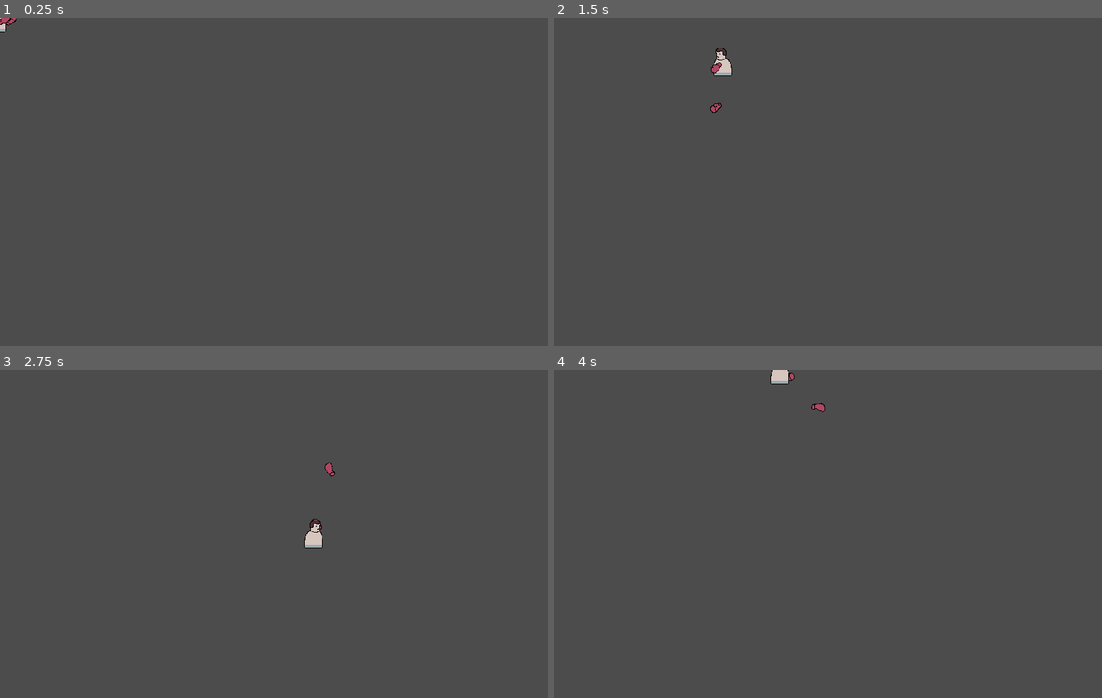
Above: before the commit, frames 1-4 (two rows, left to right).
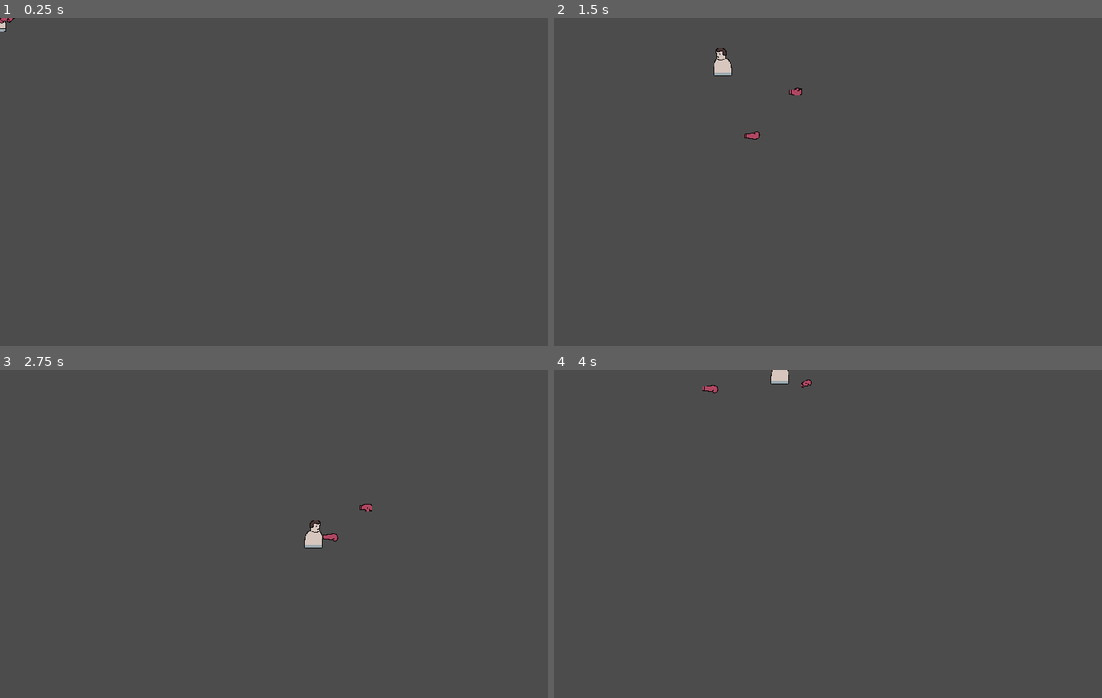
Above: after the commit, the same moments.

Repository: K-Win/BoxBox
Game: Godot game, scene res://Scenes/Player.tscn
The game is run twice, just before and just after one commit, with the same random seed, the same clock (stepped at 60 frames per second) and the same inputs. This scene is started directly instead of the project's main scene.
Inputs (mouse positions are in pixels of both pictures, inside the frame that each line leads up to):
- Up to frame 1 (0.25 s): no input
- Up to frame 2 (1.5 s): tap Enter at 0.5 s; move the mouse to (948, 165) at 0.52 s; hold D (move_right) 0.53-1.28 s; right-click (948, 165) at 0.6 s; click (948, 165) at 0.8 s; move the mouse to (718, 198) at 1.27 s; hold S (move_down) from 1.28 s (still down); click (718, 198) at 1.35 s
- Up to frame 3 (2.75 s): right-click (164, 550) at 1.55 s; move the mouse to (328, 461) at 2.02 s; release S (move_down) at 2.03 s; hold D (move_right) from 2.03 s (still down); right-click (328, 461) at 2.1 s; click (328, 461) at 2.3 s
- Up to frame 4 (4 s): move the mouse to (800, 599) at 2.77 s; release D (move_right) at 2.78 s; hold W (move_up) 2.78-3.53 s; click (800, 599) at 2.85 s; right-click (800, 599) at 3.05 s; move the mouse to (992, 583) at 3.52 s; hold A (move_left) from 3.53 s (still down); right-click (992, 583) at 3.6 s; click (992, 583) at 3.8 s

The runs differ from the first frame. In frame 1, less than 0.1% of the frame differs, in the area x 0-3%, y 0-5%; in frame 2, 0.2%, in the area x 28-46%, y 13-38%; in frame 3, 0.2%; in frame 4, 0.2%.

Commit message:
statemachine instead offlag system in gloves

Diff:
--- a/Scenes/Glove_Back.tscn
+++ b/Scenes/Glove_Back.tscn
@@ -48,17 +48,21 @@
 position = Vector2( 12, 0 )
 frames = SubResource( 3 )
 animation = "Idle"
+frame = 2
 playing = true
 
 [node name="CollisionShape2D" type="CollisionShape2D" parent="."]
 position = Vector2( 21, -1 )
 shape = SubResource( 4 )
 
-[node name="Jab" type="AudioStreamPlayer2D" parent="."]
+[node name="Jabsfx" type="AudioStreamPlayer2D" parent="."]
 position = Vector2( 12, 0 )
 scale = Vector2( 1.18097, 1.18204 )
 bus = "Effects"
 
-[node name="AnimationPlayer" type="AnimationPlayer" parent="."]
+[node name="Path" type="Path2D" parent="."]
+
+[node name="PathFollower" type="PathFollow2D" parent="Path"]
+loop = false
 
 [connection signal="area_entered" from="." to="." method="_on_Glove_Back_area_entered"]
--- a/Scenes/Glove_Front.tscn
+++ b/Scenes/Glove_Front.tscn
@@ -39,7 +39,12 @@
 [sub_resource type="RectangleShape2D" id=2]
 extents = Vector2( 14.2255, 8.62914 )
 
-[node name="Glove_Front" type="Area2D"]
+[sub_resource type="Curve2D" id=3]
+_data = {
+"points": PoolVector2Array(  )
+}
+
+[node name="Glove_Front" type="Area2D" groups=["Glove_Front"]]
 collision_layer = 2
 collision_mask = 0
 script = ExtResource( 1 )
@@ -50,15 +55,22 @@
 z_index = 1
 frames = SubResource( 1 )
 animation = "Idle"
+frame = 3
 playing = true
 
 [node name="CollisionShape2D" type="CollisionShape2D" parent="."]
 position = Vector2( 14, 0 )
 shape = SubResource( 2 )
 
-[node name="Jab" type="AudioStreamPlayer2D" parent="."]
+[node name="Jabsfx" type="AudioStreamPlayer2D" parent="."]
 position = Vector2( 12, 0 )
 scale = Vector2( 1.18097, 1.18204 )
 bus = "Effects"
 
+[node name="Path" type="Path2D" parent="."]
+curve = SubResource( 3 )
+
+[node name="PathFollower" type="PathFollow2D" parent="Path"]
+loop = false
+
 [connection signal="area_entered" from="." to="." method="_on_Glove_Front_area_entered"]
--- a/Scenes/Glove_Hook.tscn
+++ b/Scenes/Glove_Hook.tscn
@@ -1,7 +1,11 @@
 [gd_scene load_steps=4 format=2]
 
 [ext_resource path="res://Assets/Boxer_Red/Projectiles/Boxer_Red_Projectile_R.png" type="Texture" id=1]
-[ext_resource path="res://Scripts/Glove_Hook.gd" type="Script" id=2]
+
+[sub_resource type="GDScript" id=2]
+script/source = "extends Area2D
+
+"
 
 [sub_resource type="RectangleShape2D" id=1]
 extents = Vector2( 13, 10 )
@@ -9,7 +13,7 @@
 [node name="Glove_Hook" type="Area2D"]
 collision_layer = 2
 collision_mask = 2
-script = ExtResource( 2 )
+script = SubResource( 2 )
 
 [node name="Sprite" type="Sprite" parent="."]
 texture = ExtResource( 1 )
--- a/Scenes/Hook.tscn
+++ b/Scenes/Hook.tscn
@@ -27,6 +27,7 @@
 loop = false
 
 [node name="Glove_Hook" parent="HookPath/Path2D/PathFollow2D" instance=ExtResource( 2 )]
+script = null
 
 [node name="LineToPlayer" type="Line2D" parent="."]
 default_color = Color( 0.898039, 0, 1, 1 )
--- a/Scenes/Player.tscn
+++ b/Scenes/Player.tscn
@@ -1,46 +1,20 @@
-[gd_scene load_steps=52 format=2]
+[gd_scene load_steps=24 format=2]
 
-[ext_resource path="res://Assets/Boxer_Red/Idle/Gloves/Boxer_Red_Glove_Idle_Back3.png" type="Texture" id=1]
-[ext_resource path="res://Assets/Boxer_Red/Idle/Gloves/Boxer_Red_Glove_Idle_Front1.png" type="Texture" id=2]
 [ext_resource path="res://Scripts/Player.gd" type="Script" id=3]
-[ext_resource path="res://Assets/Boxer_Red/Idle/Gloves/Boxer_Red_Glove_Idle_Front3.png" type="Texture" id=4]
-[ext_resource path="res://Assets/Boxer_Red/Idle/Gloves/Boxer_Red_Glove_Idle_Front2.png" type="Texture" id=5]
-[ext_resource path="res://Assets/Boxer_Red/Running/Gloves/Boxer_Red_Glove_Running_Front6.png" type="Texture" id=6]
-[ext_resource path="res://Assets/Boxer_Red/Running/Gloves/Boxer_Red_Glove_Running_Front7.png" type="Texture" id=7]
-[ext_resource path="res://Assets/Boxer_Red/Running/Gloves/Boxer_Red_Glove_Running_Front8.png" type="Texture" id=8]
 [ext_resource path="res://Assets/Boxer_Red/Running/Body/Boxer_Red_Running_Body3.png" type="Texture" id=9]
 [ext_resource path="res://Assets/Boxer_Red/Running/Body/Boxer_Red_Running_Body5.png" type="Texture" id=10]
-[ext_resource path="res://Assets/Boxer_Red/Running/Gloves/Boxer_Red_Glove_Running_Front1.png" type="Texture" id=11]
 [ext_resource path="res://Assets/Boxer_Red/Running/Body/Boxer_Red_Running_Body6.png" type="Texture" id=12]
-[ext_resource path="res://Assets/Boxer_Red/Running/Gloves/Boxer_Red_Glove_Running_Back2.png" type="Texture" id=13]
-[ext_resource path="res://Assets/Boxer_Red/Idle/Gloves/Boxer_Red_Glove_Idle_Back2.png" type="Texture" id=14]
-[ext_resource path="res://Assets/Boxer_Red/Idle/Gloves/Boxer_Red_Glove_Idle_Front4.png" type="Texture" id=15]
-[ext_resource path="res://Assets/Boxer_Red/Idle/Gloves/Boxer_Red_Glove_Idle_Back1.png" type="Texture" id=16]
-[ext_resource path="res://Assets/Boxer_Red/Idle/Gloves/Boxer_Red_Glove_Idle_Back4.png" type="Texture" id=17]
 [ext_resource path="res://Assets/Boxer_Red/Idle/Body/Boxer_Red_Body3.png" type="Texture" id=18]
 [ext_resource path="res://Assets/Boxer_Red/Idle/Body/Boxer_Red_Body4.png" type="Texture" id=19]
 [ext_resource path="res://Assets/Boxer_Red/Idle/Body/Boxer_Red_Body1.png" type="Texture" id=20]
 [ext_resource path="res://Assets/Boxer_Red/Idle/Body/Boxer_Red_Body2.png" type="Texture" id=21]
-[ext_resource path="res://Assets/Boxer_Red/Running/Gloves/Boxer_Red_Glove_Running_Back3.png" type="Texture" id=22]
-[ext_resource path="res://Assets/Boxer_Red/Running/Gloves/Boxer_Red_Glove_Running_Back7.png" type="Texture" id=23]
-[ext_resource path="res://Assets/Boxer_Red/Running/Gloves/Boxer_Red_Glove_Running_Front2.png" type="Texture" id=24]
-[ext_resource path="res://Assets/Boxer_Red/Running/Gloves/Boxer_Red_Glove_Running_Front3.png" type="Texture" id=25]
-[ext_resource path="res://Assets/Boxer_Red/Running/Gloves/Boxer_Red_Glove_Running_Front4.png" type="Texture" id=26]
-[ext_resource path="res://Assets/Boxer_Red/Running/Gloves/Boxer_Red_Glove_Running_Front5.png" type="Texture" id=27]
 [ext_resource path="res://Assets/Boxer_Red/Running/Body/Boxer_Red_Running_Body7.png" type="Texture" id=28]
 [ext_resource path="res://Assets/Boxer_Red/Running/Body/Boxer_Red_Running_Body1.png" type="Texture" id=29]
-[ext_resource path="res://Assets/Boxer_Red/Running/Gloves/Boxer_Red_Glove_Running_Back5.png" type="Texture" id=30]
-[ext_resource path="res://Assets/Boxer_Red/Running/Gloves/Boxer_Red_Glove_Running_Back1.png" type="Texture" id=31]
 [ext_resource path="res://Assets/Boxer_Red/Running/Body/Boxer_Red_Running_Body8.png" type="Texture" id=32]
 [ext_resource path="res://Assets/Boxer_Red/Running/Body/Boxer_Red_Running_Body2.png" type="Texture" id=33]
-[ext_resource path="res://Assets/Boxer_Red/Running/Gloves/Boxer_Red_Glove_Running_Back6.png" type="Texture" id=34]
-[ext_resource path="res://Assets/Boxer_Red/Running/Gloves/Boxer_Red_Glove_Running_Back4.png" type="Texture" id=35]
-[ext_resource path="res://Assets/Boxer_Red/Running/Gloves/Boxer_Red_Glove_Running_Back8.png" type="Texture" id=36]
 [ext_resource path="res://Assets/Boxer_Red/Running/Body/Boxer_Red_Running_Body4.png" type="Texture" id=37]
-[ext_resource path="res://Scenes/Glove_Jab.tscn" type="PackedScene" id=38]
-[ext_resource path="res://Scenes/Hook.tscn" type="PackedScene" id=39]
 [ext_resource path="res://Audio/ugh.mp3" type="AudioStream" id=40]
-[ext_resource path="res://Scenes/RandomJabSFXPlayer.gd" type="Script" id=41]
+[ext_resource path="res://Scripts/RandomJabSFXPlayer.gd" type="Script" id=41]
 [ext_resource path="res://Audio/Jabs/Jab2.wav" type="AudioStream" id=42]
 [ext_resource path="res://Audio/Jabs/Jab3.wav" type="AudioStream" id=43]
 [ext_resource path="res://Audio/Jabs/Jab.wav" type="AudioStream" id=44]
@@ -48,32 +22,6 @@
 [ext_resource path="res://Audio/Jabs/Jab4.wav" type="AudioStream" id=46]
 [ext_resource path="res://Scenes/Glove_Front.tscn" type="PackedScene" id=47]
 [ext_resource path="res://Scenes/Glove_Back.tscn" type="PackedScene" id=48]
-
-[sub_resource type="SpriteFrames" id=2]
-animations = [ {
-"frames": [ ExtResource( 16 ), ExtResource( 14 ), ExtResource( 1 ), ExtResource( 17 ) ],
-"loop": true,
-"name": "Idle",
-"speed": 4.0
-}, {
-"frames": [ ExtResource( 31 ), ExtResource( 13 ), ExtResource( 22 ), ExtResource( 35 ), ExtResource( 30 ), ExtResource( 34 ), ExtResource( 23 ), ExtResource( 36 ) ],
-"loop": true,
-"name": "Running",
-"speed": 10.0
-} ]
-
-[sub_resource type="SpriteFrames" id=3]
-animations = [ {
-"frames": [ ExtResource( 2 ), ExtResource( 5 ), ExtResource( 4 ), ExtResource( 15 ) ],
-"loop": true,
-"name": "Idle",
-"speed": 4.0
-}, {
-"frames": [ ExtResource( 11 ), ExtResource( 24 ), ExtResource( 25 ), ExtResource( 26 ), ExtResource( 27 ), ExtResource( 6 ), ExtResource( 7 ), ExtResource( 8 ) ],
-"loop": true,
-"name": "Running",
-"speed": 10.0
-} ]
 
 [sub_resource type="SpriteFrames" id=1]
 animations = [ {
@@ -92,30 +40,11 @@
 collision_layer = 0
 collision_mask = 0
 script = ExtResource( 3 )
-jab_scene = ExtResource( 38 )
-hook_scene = ExtResource( 39 )
 
 [node name="Gloves" type="Node2D" parent="."]
 position = Vector2( -5, 0 )
 
-[node name="Glove_Back3" type="AnimatedSprite" parent="Gloves"]
-visible = false
-position = Vector2( 12, 0 )
-frames = SubResource( 2 )
-animation = "Idle"
-frame = 3
-playing = true
-
 [node name="Glove_Back" parent="Gloves" instance=ExtResource( 48 )]
-
-[node name="Glove_Front3" type="AnimatedSprite" parent="Gloves"]
-visible = false
-position = Vector2( 12, 0 )
-scale = Vector2( 0.984145, 0.985034 )
-z_index = 1
-frames = SubResource( 3 )
-animation = "Idle"
-playing = true
 
 [node name="Glove_Front" parent="Gloves" instance=ExtResource( 47 )]
 
@@ -125,7 +54,7 @@
 [node name="Body" type="AnimatedSprite" parent="."]
 frames = SubResource( 1 )
 animation = "Idle"
-frame = 2
+frame = 3
 playing = true
 __meta__ = {
 "_edit_lock_": true
--- a/Scripts/GameData.gd
+++ b/Scripts/GameData.gd
@@ -17,4 +17,5 @@
 	INGAME,
 	GAMEOVER
 	}
+
 var gamestate
--- a/Scripts/Glove.gd
+++ b/Scripts/Glove.gd
@@ -1,39 +1,74 @@
 extends Area2D
 
-var animation
 var maxdistance = 150
-var speed = 500.0
-var startpos = Vector2.ZERO
-var flag_jab = false
-var flag_omw = false
+var speed = 200.0
 
-func _ready():
-	startpos = position
+enum AtkState {
+	RETURN,
+	ATTACK,
+	READY
+}
+export var atkState = AtkState.READY
+
+var t: float
+var mouse_pos
+export var max_range_pos: Vector2
+
+export var test: float
 
 func _physics_process(delta):
-	if flag_jab:
-		var dist = abs(cartesian2polar(position.x - startpos.x, position.y - startpos.y).x)
-		if !flag_omw:
-			var dir = Vector2.RIGHT.rotated(rotation)
-			position += speed * dir * delta
-			if dist > maxdistance:
-				flag_omw = true
-				$Glove.play("Jab",true)
-		else:
-			var dir = Vector2.LEFT.rotated(-rotation)
-			position += speed * dir * delta
-			if dist < 10:
+	match atkState:
+		AtkState.RETURN:
+			var dist = abs(cartesian2polar(position.x, position.y).x)
+			t += delta
+			position = position.linear_interpolate(Vector2(0,0),t/5)
+			if dist < 5:
 				_reset_gloves()
-				flag_omw = false
+				atkState = AtkState.READY
+		AtkState.ATTACK:
+			t += delta
+			set_pos()
 
 
+func set_pos():
+	test = $Path/PathFollower.offset
+	$Path/PathFollower.offset = t * speed
+	position = $Path/PathFollower.position
+	if position == max_range_pos:
+		t = 0.0
+		atkState = AtkState.RETURN
+
+func add_curve() -> Curve2D:
+	var curve = Curve2D.new()
+	mouse_pos = get_viewport().get_mouse_position()
+	var v = (mouse_pos-global_position) / scale
+	max_range_pos = v.normalized() * maxdistance
+	curve.add_point(Vector2(0,0))
+	curve.add_point(max_range_pos)
+	return curve
+
 func jab():
-	flag_jab = true
+	$Path.curve = add_curve()
+	atkState = AtkState.ATTACK
 	$Glove.play("Jab")
 
+
+func hook():
+	$Path.curve = add_curve()
+	if self.is_in_group("Glove_Front"):
+		$Path.curve.set_point_out(0,Vector2(-max_range_pos.y,max_range_pos.x))
+		$Path.curve.set_point_in(1,Vector2(-max_range_pos.y,max_range_pos.x))
+	else:
+		$Path.curve.set_point_out(0,Vector2(max_range_pos.y,-max_range_pos.x))
+		$Path.curve.set_point_in(1,Vector2(max_range_pos.y,-max_range_pos.x))
+	atkState = AtkState.ATTACK
+	$Glove.play("Jab")
+
+
 func set_anim(anim):
-	if !flag_jab:
+	if atkState == AtkState.READY:
 		$Glove.animation = anim
+
 
 func set_flip_v(bar):
 	$Glove.flip_v = bar
@@ -42,10 +77,14 @@
 func _on_Glove_Front_area_entered(_area):
 	_reset_gloves()
 
+
 func _on_Glove_Back_area_entered(_area):
 	_reset_gloves()
 
+
 func _reset_gloves():
-	flag_jab = false
-	position = startpos
+	t = 0.0
+#	$Path/PathFollower.offset = 0
+	atkState = AtkState.READY
+	position = Vector2(0,0)
 	set_anim("Idle")
--- a/Scripts/Glove_Hook.gd
+++ /dev/null
@@ -1 +0,0 @@
-extends Area2D
--- a/Scripts/Hook.gd
+++ b/Scripts/Hook.gd
@@ -16,6 +16,7 @@
 	endpoint = curve_pool[curve_pool.size()-1]
 #	$LineToPlayer.set_point_position(0, position)
 #	$LineToPlayer.set_point_position(1, position + curve_pool[curve_pool.size()-1])
+
 func set_endpoint(curve_endpoint):
 	endpoint = curve_endpoint
 
--- a/Scripts/Main.gd
+++ b/Scripts/Main.gd
@@ -4,7 +4,6 @@
 export(PackedScene) var menu_scene
 
 func _ready():
-#	AudioServer.set_bus_volume_db(GameData._masterbus, linear2db(0.1))
 	get_tree().paused = false
 	GameData.gamestate = GameData.GameState.INIT
 	GameData.effects_menu_select = $Audio/Effects/Select
--- a/Scripts/Player.gd
+++ b/Scripts/Player.gd
@@ -1,44 +1,38 @@
 extends Area2D
 
+#general variables
 signal hit
+var screen_size
+var mouse_pos
+
+#player variables
 export var speed = 400
 export var hp = 100
-var screen_size
-var jab_f = true
-var mouse_pos
-onready var jab_timer = $JabTimer
-onready var hook_timer = $HookTimer
-var jab_cd = 0.5
+var is_flipped = false
+#gloves
+onready var glove_front = $Gloves/Glove_Front
+onready var glove_back = $Gloves/Glove_Back
+#provisional variables
 var calc_damage = 0
-var max_range = 200
-#var damage
-onready var curve = Curve2D.new()
 
-var is_flipped = false
-
-export(PackedScene) var jab_scene
-export(PackedScene) var hook_scene
 
 func _ready():
-	jab_timer.wait_time = jab_cd
+
 	var _connect_hit = get_node("../Player").connect("hit", get_node("../CanvasLayer/HUD"), "_update_hp")
 	screen_size = get_viewport_rect().size
 	set_anim("Idle")
 
-	#curve
-	curve.add_point(Vector2(0,0))
-	curve.add_point(Vector2(0,0))
 
 func _process(delta):
 
 	mouse_pos = get_viewport().get_mouse_position()
 	var velocity = Vector2.ZERO
 
-	$Gloves.look_at(mouse_pos)
+#	$Gloves.look_at(mouse_pos)
 
-	if Input.is_action_just_pressed("jab") and jab_timer.is_stopped():
+	if Input.is_action_just_pressed("jab"):
 		jab()
-	if Input.is_action_just_pressed("hook") and hook_timer.is_stopped():
+	if Input.is_action_just_pressed("hook"):
 		hook()
 	if Input.is_action_pressed("move_up"):
 		velocity.y -= 1
@@ -68,57 +62,38 @@
 
 func set_anim(anim):
 	$Body.animation = anim
-	$Gloves/Glove_Front.set_anim(anim)
-	$Gloves/Glove_Back.set_anim(anim)
+	glove_front.set_anim(anim)
+	glove_back.set_anim(anim)
+
 
 func flip_anim():
 	if mouse_pos > position and is_flipped:
 		$Body.flip_h = false
-		$Gloves/Glove_Front.set_flip_v(false)
-		$Gloves/Glove_Back.set_flip_v(false)
+		glove_front.set_flip_v(false)
+		glove_back.set_flip_v(false)
 		is_flipped = false
 	elif mouse_pos < position and !is_flipped:
 		$Body.flip_h = true
-		$Gloves/Glove_Front.set_flip_v(true)
-		$Gloves/Glove_Back.set_flip_v(true)
+		glove_front.set_flip_v(true)
+		glove_back.set_flip_v(true)
 		is_flipped = true
 
+
 func jab():
-	if $Gloves/Glove_Front.flag_jab == false:
-		$Gloves/Glove_Front.jab()
-	elif $Gloves/Glove_Back.flag_jab == false:
-		$Gloves/Glove_Back.jab()
-#	if jab_scene:
-#		if jab_f != true:
-#			jab_f = true
-#			#sprite wechseln
-#		var jab = jab_scene.instance()
-#
-#		add_child(jab)
-#		jab.position = $Gloves/Glovespawn.position
-#		jab.rotation = self.global_position.direction_to(get_global_mouse_position()).angle()
-#		jab_timer.start()
-#		$RandomJabSFXPlayer.play_random()
+	if can_attack(glove_front):
+		glove_front.jab()
+	elif can_attack(glove_back):
+		glove_back.jab()
 
 func hook():
-	if hook_scene:
-		hook_timer.start()
-		hook_timer.paused = true
-		var hook = hook_scene.instance()
-		add_child(hook)
-		var curve_endpoint
-		var v = (mouse_pos - position ) / scale
-		if v.length() > max_range:
-			curve_endpoint = v.normalized()*max_range
-		else:
-			curve_endpoint = v
-		curve.set_point_position(1, curve_endpoint)
-		curve.set_point_out(0,Vector2(v.y,-v.x))
-		curve.set_point_in(1,Vector2(curve_endpoint.y/2,-curve_endpoint.x/2))
-		hook.set_curve(curve)
-		hook.set_endpoint(curve_endpoint)
-		hook.position = $Gloves/Glovespawn.position
-		$RandomJabSFXPlayer.play_random()
+	if can_attack(glove_front):
+		glove_front.hook()
+	elif can_attack(glove_back):
+		glove_back.hook()
+
+func can_attack(glove)-> bool:
+	return glove.atkState == glove.AtkState.READY
+
 
 func _on_HitBox_area_entered(_area):
 	#check for enemytype, set calc_damage based on enemy type and emit signal
@@ -126,6 +101,3 @@
 	$DamageSound.play()
 	hp = hp -calc_damage
 	emit_signal("hit", calc_damage)
-
-func _on_hook_completed():
-	hook_timer.paused = false
--- a/default_bus_layout.tres
+++ b/default_bus_layout.tres
@@ -1,7 +1,7 @@
 [gd_resource type="AudioBusLayout" format=2]
 
 [resource]
-bus/0/volume_db = -20.3684
+bus/0/volume_db = -38.1449
 bus/1/name = "Music"
 bus/1/solo = false
 bus/1/mute = false
Not shown, added: .mono/metadata/ide_messaging_meta.txt
Not shown: 1 places in Scenes/Glove_Front.tscn that only renumber resources
Renamed: Scenes/RandomJabSFXPlayer.gd -> Scripts/RandomJabSFXPlayer.gd
